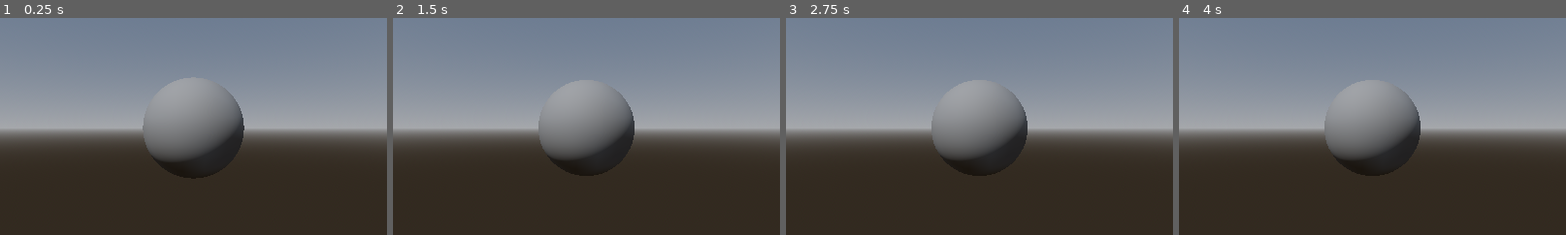
Above: before the commit, frames 1-4 (left to right).
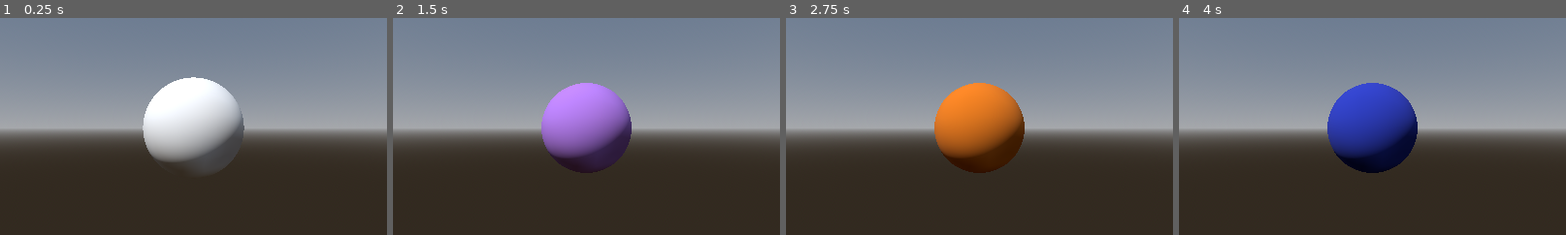
Above: after the commit, the same moments.

Repository: hipml/shaders
Game: Godot game, scene res://scenes/spatial_shaders.tscn
Two runs of this game, one before a commit and one after it. Both use one fixed random seed, a clock stepped at 60 frames per second and the inputs below.
Inputs (mouse positions are % of the whole screen's width and height, from its top left):
- Up to frame 1 (0.25 s): no input
- Up to frame 2 (1.5 s): tap Enter at 0.5 s; move the mouse to (72, 45) at 0.52 s; hold D (move_right) 0.53-1.28 s; click (72, 45) at 0.6 s; tap Space at 1.25 s; move the mouse to (30, 55) at 1.27 s; hold S (move_backward) from 1.28 s (still down); right-click (30, 55) at 1.35 s
- Up to frame 3 (2.75 s): click (30, 55) at 1.55 s; tap Enter at 2 s; move the mouse to (60, 28) at 2.02 s; release S (move_backward) at 2.03 s; hold D (move_right) from 2.03 s (still down); tap Shift (camera_speed_up) at 2.1 s; click (60, 28) at 2.3 s
- Up to frame 4 (4 s): tap Space at 2.75 s; move the mouse to (45, 70) at 2.77 s; release D (move_right) at 2.78 s; hold W (move_forward) 2.78-3.53 s; click (45, 70) at 2.85 s; tap Enter at 3.5, 3.6 s; move the mouse to (80, 65) at 3.52 s; hold A (move_left) from 3.53 s (still down); click (80, 65) at 3.8 s
The pictures show only the part of the screen within x 25-75%, y 25-75%; the shares and areas given below are measured in that part.

The runs differ from the first frame. In frame 1, 9.5% of the frame differs, in the area x 36-64%, y 27-74%; in frame 2, 7.2%; in frame 3, 7.7%; in frame 4, 8.0%.

Commit message:
albedo and alpha

Diff:
--- a/spatial-shaders/project.godot
+++ b/spatial-shaders/project.godot
@@ -14,6 +14,10 @@
 run/main_scene="res://scenes/spatial_shaders.tscn"
 config/features=PackedStringArray("4.2", "Forward Plus")
 config/icon="res://icon.svg"
+
+[editor_plugins]
+
+enabled=PackedStringArray("res://addons/godot-vim/plugin.cfg")
 
 [input]
 
@@ -52,3 +56,8 @@
 "events": [Object(InputEventKey,"resource_local_to_scene":false,"resource_name":"","device":-1,"window_id":0,"alt_press …(182 unchanged characters)…
 ]
 }
+random_color={
+"deadzone": 0.5,
+"events": [Object(InputEventMouseButton,"resource_local_to_scene":false,"resource_name":"","device":-1,"window_id":0,"alt_pressed":false,"shift_pressed":false,"ctrl_pressed":false,"meta_pressed":false,"button_mask":1,"position":Vector2(167, 11),"global_position":Vector2(171, 45),"factor":1.0,"button_index":1,"canceled":false,"pressed":true,"double_click":false,"script":null)
+]
+}
--- a/spatial-shaders/scenes/spatial_shaders.tscn
+++ b/spatial-shaders/scenes/spatial_shaders.tscn
@@ -1,7 +1,8 @@
-[gd_scene load_steps=7 format=3 uid="uid://lg3n8vkn5qi4"]
+[gd_scene load_steps=9 format=3 uid="uid://lg3n8vkn5qi4"]
 
 [ext_resource type="Script" path="res://scripts/spatial_shaders.gd" id="1_db346"]
 [ext_resource type="PackedScene" uid="uid://twg0tri4g6hr" path="res://scenes/camera_controller.tscn" id="1_p4cbf"]
+[ext_resource type="Shader" path="res://shaders/spatial_shaders.gdshader" id="3_vu18o"]
 
 [sub_resource type="ProceduralSkyMaterial" id="ProceduralSkyMaterial_7jfiy"]
 
@@ -12,7 +13,13 @@
 background_mode = 2
 sky = SubResource("Sky_joj37")
 
+[sub_resource type="ShaderMaterial" id="ShaderMaterial_itbom"]
+render_priority = 0
+shader = ExtResource("3_vu18o")
+shader_parameter/sphere_color = Vector3(1, 1, 1)
+
 [sub_resource type="SphereMesh" id="SphereMesh_5gdlg"]
+material = SubResource("ShaderMaterial_itbom")
 
 [node name="SpatialShaders" type="Node3D"]
 script = ExtResource("1_db346")
@@ -25,6 +32,7 @@
 
 [node name="CameraController" parent="." instance=ExtResource("1_p4cbf")]
 transform = Transform3D(1, 0, 0, 0, 1, 0, 0, 0, 1, 0, 0, 2.85299)
+move_speed = 5.0
 
-[node name="MeshInstance3D" type="MeshInstance3D" parent="."]
+[node name="SphereExample" type="MeshInstance3D" parent="."]
 mesh = SubResource("SphereMesh_5gdlg")
--- a/spatial-shaders/scripts/spatial_shaders.gd
+++ b/spatial-shaders/scripts/spatial_shaders.gd
@@ -1,5 +1,11 @@
 extends Node3D
+
+@onready var sphere_example: MeshInstance3D = $SphereExample
 
 func _process(_delta):
 	if Input.is_action_just_pressed("quit"):
 		get_tree().quit()
+
+	if Input.is_action_just_pressed("random_color"):
+		var sphere_mat: ShaderMaterial = sphere_example.get_active_material(0)
+		sphere_mat.set_shader_parameter("sphere_color", Vector3(randf(), randf(), randf()))
--- /dev/null
+++ b/spatial-shaders/shaders/spatial_shaders.gdshader
@@ -0,0 +1,12 @@
+shader_type spatial;
+
+uniform vec3 sphere_color = vec3(1.0);
+
+void vertex() {
+	// Called for every vertex the material is visible on.
+}
+
+void fragment() {
+	ALBEDO = sphere_color;
+	ALPHA = 1.0;
+}
